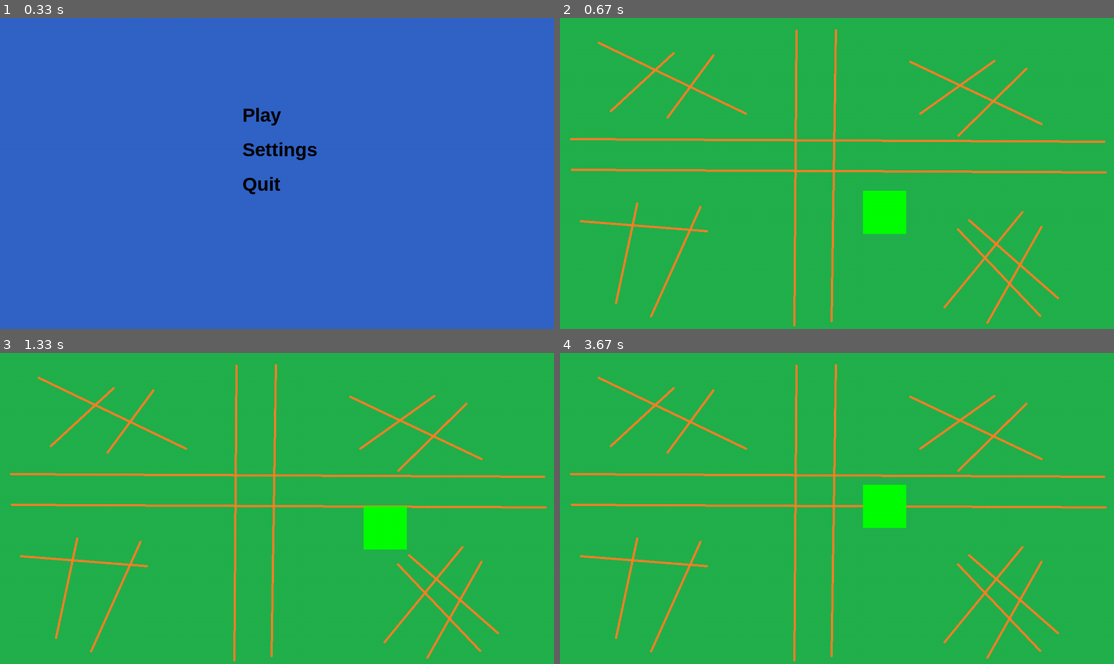
Above: before the commit, frames 1-4 (two rows, left to right).
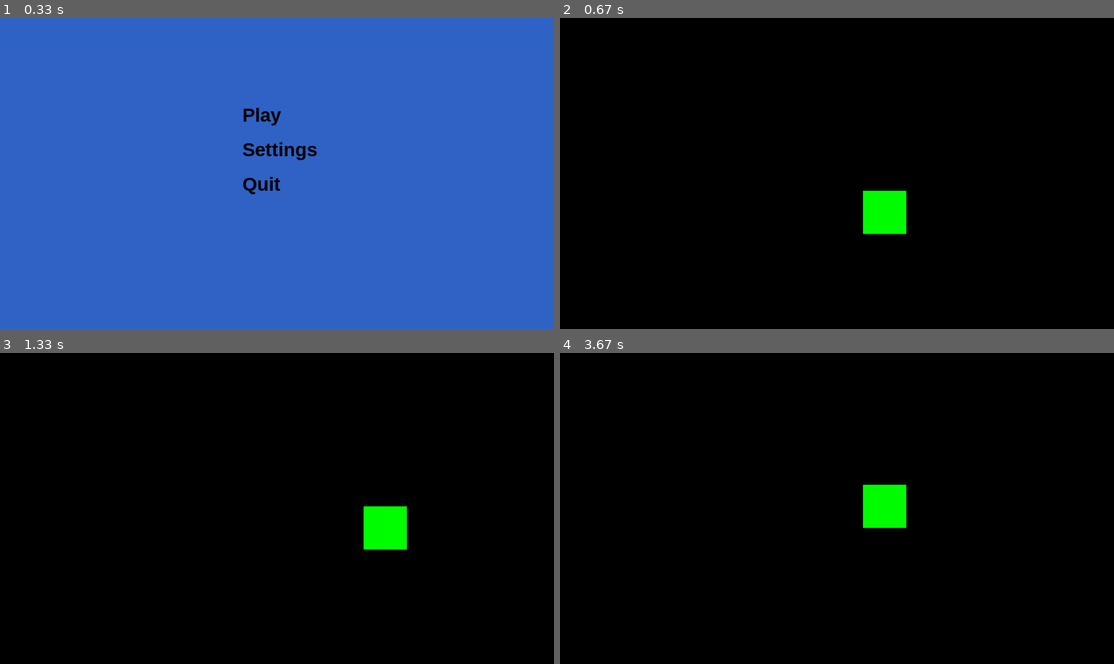
Above: after the commit, the same moments.

Repository: surfaceofbacon/pygame_rpg
Game: pygame game, started from main.py
The game is run twice, just before and just after one commit, with the same random seed, the same clock (stepped at 60 frames per second) and the same inputs.
Inputs:
- Up to frame 1 (0.33 s): no input
- Up to frame 2 (0.67 s): click "Play" at 0.38 s
- Up to frame 3 (1.33 s): hold D 0.67-1.13 s; hold W from 1.17 s (still down)
- Up to frame 4 (3.67 s): release W at 1.47 s; hold D 1.5-1.97 s; hold A 2-2.53 s; hold S 2.57-2.87 s; hold A 2.9-3.3 s; hold W from 3.33 s (still down)

Frame 1 is identical in both runs. In frame 2, 99% of the frame differs, in the area x 0-100%, y 0-100%; in frame 3, 99%; in frame 4, 99%.

Commit message:
made multiple "levels" and borders

Diff:
--- a/main.py
+++ b/main.py
@@ -2,6 +2,7 @@
 
 
 def main():    # the main function that draws the window and allows for functionality
+    number = 0
     start = True
     play = False
     settings = False
@@ -17,7 +18,7 @@
         pygame.display.update()
         window.clock.tick(window.FPS)
         if play:
-            play_Screen.Draw_Play_Screen()
+            play_Screen.Draw_Play_Screen(number)
             hero.cube(cube_x, cube_y)
         if settings:
             settings_menu.Draw_Settings_Menu()
@@ -40,12 +41,18 @@
         keys = pygame.key.get_pressed()
         if cube_x > window.size[0] - cube_width:
             cube_x = 0
+            if number == 8:
+                cube_x = window.size[0] - cube_width
+            number += 1
         if cube_x < 0:
             cube_x = window.size[0] - cube_width
+            if number == 0:
+                cube_x = 0
+            number -= 1
         if cube_y > window.size[1] - cube_height:
+            cube_y = window.size[1] - cube_height
+        if cube_y < 0:
             cube_y = 0
-        if cube_y < 0:
-            cube_y = window.size[1] - cube_height
         if keys[pygame.K_w]:
             cube_y -= player.speed
         if keys[pygame.K_s]:
@@ -54,6 +61,12 @@
             cube_x -= player.speed
         if keys[pygame.K_d]:
             cube_x += player.speed
+        if number > 8:
+            number = 8
+        elif number < 0:
+            number = 0
+
+
 
 
 
--- a/play_Screen.py
+++ b/play_Screen.py
@@ -3,10 +3,18 @@
 import pygame
 import menu
 black = (0,0,0)
-
+white = (255,255,255)
+red = (255, 0, 0)
+green = (0, 255, 0)
+blue = (0, 0, 255)
+yellow = (255, 255, 0)
+cyan = (0, 255, 255)
+magenta = (255, 0, 255)
+gray = (128, 128, 128)
 background = pygame.image.load('testmap.png')
+levels = [black, white, red, green, blue, yellow, cyan, magenta, gray]
 
 
-
-def Draw_Play_Screen():
-    window.window.blit(background, (0,0))
+def Draw_Play_Screen(number):
+    #window.window.blit(background, (0,0))
+    window.window.fill(levels[number])
